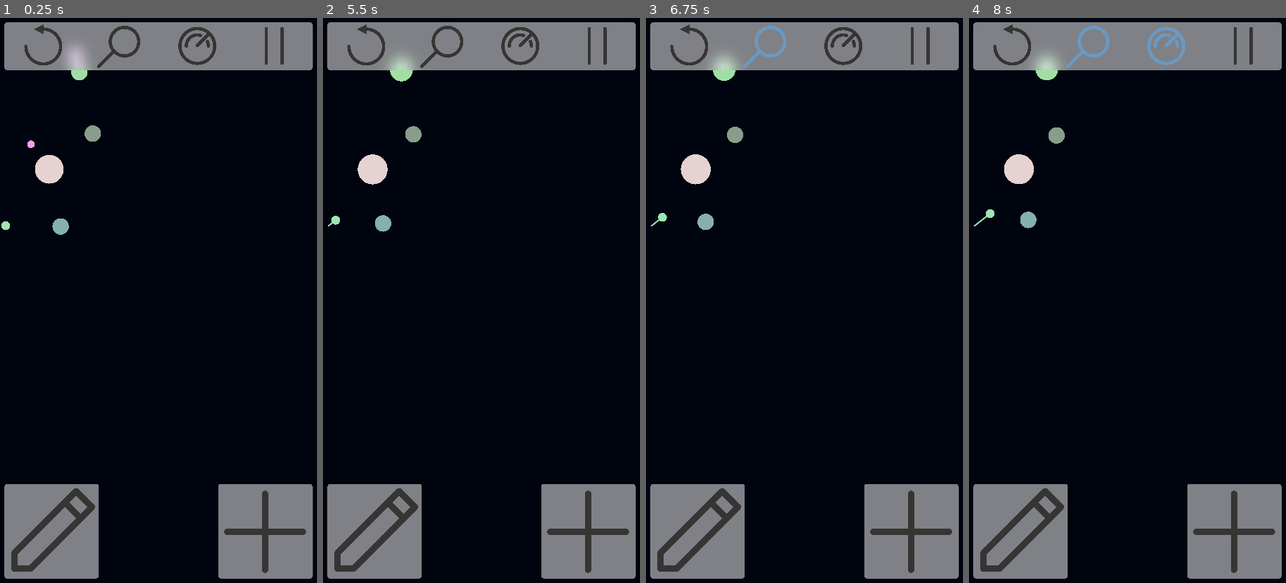
Above: before the commit, frames 1-4 (left to right).
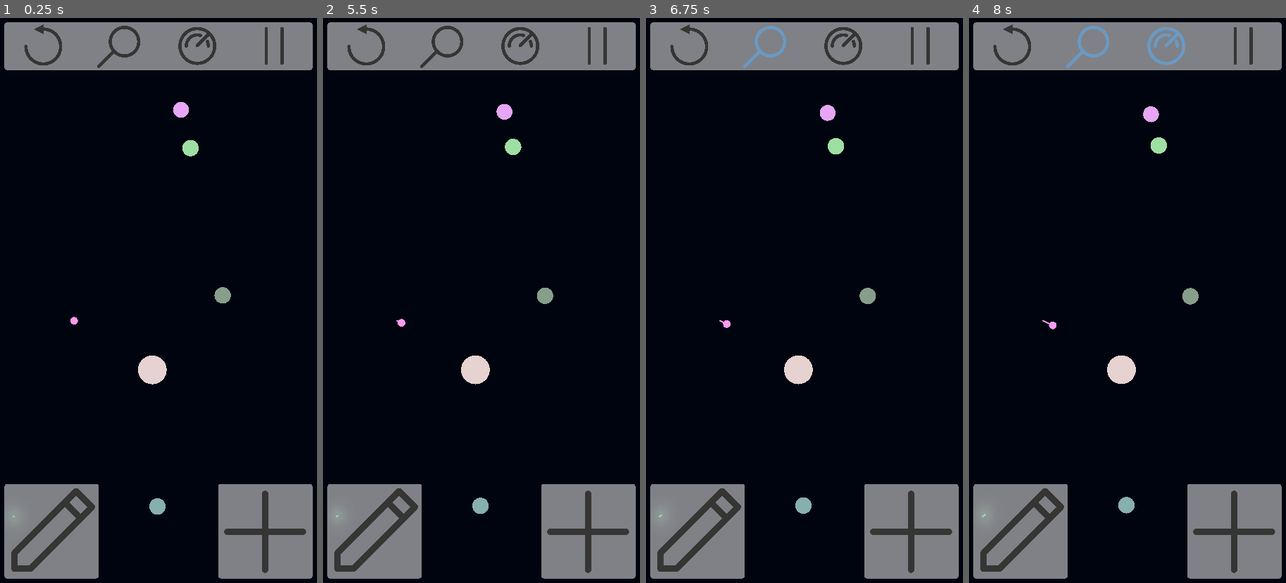
Above: after the commit, the same moments.

Repository: BitTim/Gravisim
Game: Godot game, scene res://Scenes/Main.tscn
Same seed, same stepped clock (60 frames per second), same inputs: the game is played once before the commit and once after it.
Inputs (mouse positions are in pixels of both pictures, inside the frame that each line leads up to):
- Up to frame 1 (0.25 s): no input
- Up to frame 2 (5.5 s): click (519, 46) at 0.5 s; click (443, 46) at 1.25 s; click (373, 532) at 2 s; click (589, 532) at 2.75 s; click (443, 46) at 3.5 s; click (519, 46) at 4.25 s; click (373, 532) at 5 s
- Up to frame 3 (6.75 s): click (912, 532) at 5.75 s; click (766, 46) at 6.5 s
- Up to frame 4 (8 s): click (1165, 46) at 7.25 s

The runs differ from the first frame. In frame 1, 1.9% of the frame differs, in the area x 0-73%, y 4-89%; in frame 2, 1.8%; in frame 3, 1.8%; in frame 4, 1.9%.

Commit message:
Continued UI

Diff:
--- a/REsources/Theme.tres
+++ b/REsources/Theme.tres
@@ -7,5 +7,13 @@
 corner_radius_bottom_right = 8
 corner_radius_bottom_left = 8
 
+[sub_resource type="DynamicFontData" id=2]
+font_path = "res://Fonts/Kollektif.ttf"
+
+[sub_resource type="DynamicFont" id=3]
+size = 32
+font_data = SubResource( 2 )
+
 [resource]
+default_font = SubResource( 3 )
 Panel/styles/panel = SubResource( 1 )
--- a/Scenes/GUI.tscn
+++ b/Scenes/GUI.tscn
@@ -15,6 +15,7 @@
 [ext_resource path="res://Icons/nEdit.png" type="Texture" id=13]
 [ext_resource path="res://Icons/nAdd.png" type="Texture" id=14]
 [ext_resource path="res://Icons/pEdit.png" type="Texture" id=15]
+[ext_resource path="res://Scenes/SliderMenu.tscn" type="PackedScene" id=16]
 
 [sub_resource type="Animation" id=1]
 resource_name = "menuClose"
@@ -85,7 +86,7 @@
 tracks/5/imported = false
 tracks/5/enabled = true
 tracks/5/keys = {
-"times": PoolRealArray( 0, 1 ),
+"times": PoolRealArray( 0, 0.4 ),
 "transitions": PoolRealArray( 0.2, 1 ),
 "update": 0,
 "values": [ Color( 1, 1, 1, 0 ), Color( 1, 1, 1, 1 ) ]
@@ -97,7 +98,7 @@
 tracks/6/imported = false
 tracks/6/enabled = true
 tracks/6/keys = {
-"times": PoolRealArray( 0, 1 ),
+"times": PoolRealArray( 0, 0.4 ),
 "transitions": PoolRealArray( 0.2, 1 ),
 "update": 0,
 "values": [ Color( 1, 1, 1, 0 ), Color( 1, 1, 1, 1 ) ]
@@ -109,10 +110,46 @@
 tracks/7/imported = false
 tracks/7/enabled = true
 tracks/7/keys = {
-"times": PoolRealArray( 0, 1 ),
+"times": PoolRealArray( 0, 0.4 ),
 "transitions": PoolRealArray( 0.2, 1 ),
 "update": 0,
 "values": [ Color( 1, 1, 1, 0 ), Color( 1, 1, 1, 1 ) ]
+}
+tracks/8/type = "value"
+tracks/8/path = NodePath("TopBar/Container/Zoom:visible")
+tracks/8/interp = 1
+tracks/8/loop_wrap = true
+tracks/8/imported = false
+tracks/8/enabled = true
+tracks/8/keys = {
+"times": PoolRealArray( 0, 0.2 ),
+"transitions": PoolRealArray( 1, 1 ),
+"update": 1,
+"values": [ false, true ]
+}
+tracks/9/type = "value"
+tracks/9/path = NodePath("TopBar/Container/Speed:visible")
+tracks/9/interp = 1
+tracks/9/loop_wrap = true
+tracks/9/imported = false
+tracks/9/enabled = true
+tracks/9/keys = {
+"times": PoolRealArray( 0, 0.2 ),
+"transitions": PoolRealArray( 1, 1 ),
+"update": 1,
+"values": [ false, true ]
+}
+tracks/10/type = "value"
+tracks/10/path = NodePath("TopBar/Container/Pause:visible")
+tracks/10/interp = 1
+tracks/10/loop_wrap = true
+tracks/10/imported = false
+tracks/10/enabled = true
+tracks/10/keys = {
+"times": PoolRealArray( 0, 0.2 ),
+"transitions": PoolRealArray( 1, 1 ),
+"update": 1,
+"values": [ false, true ]
 }
 
 [sub_resource type="Animation" id=2]
@@ -184,7 +221,7 @@
 tracks/5/imported = false
 tracks/5/enabled = true
 tracks/5/keys = {
-"times": PoolRealArray( 0, 1 ),
+"times": PoolRealArray( 0, 0.4 ),
 "transitions": PoolRealArray( 0.2, 1 ),
 "update": 0,
 "values": [ Color( 1, 1, 1, 1 ), Color( 1, 1, 1, 0 ) ]
@@ -196,7 +233,7 @@
 tracks/6/imported = false
 tracks/6/enabled = true
 tracks/6/keys = {
-"times": PoolRealArray( 0, 1 ),
+"times": PoolRealArray( 0, 0.4 ),
 "transitions": PoolRealArray( 0.2, 1 ),
 "update": 0,
 "values": [ Color( 1, 1, 1, 1 ), Color( 1, 1, 1, 0 ) ]
@@ -208,10 +245,46 @@
 tracks/7/imported = false
 tracks/7/enabled = true
 tracks/7/keys = {
-"times": PoolRealArray( 0, 1 ),
+"times": PoolRealArray( 0, 0.4 ),
 "transitions": PoolRealArray( 0.2, 1 ),
 "update": 0,
 "values": [ Color( 1, 1, 1, 1 ), Color( 1, 1, 1, 0 ) ]
+}
+tracks/8/type = "value"
+tracks/8/path = NodePath("TopBar/Container/Zoom:visible")
+tracks/8/interp = 1
+tracks/8/loop_wrap = true
+tracks/8/imported = false
+tracks/8/enabled = true
+tracks/8/keys = {
+"times": PoolRealArray( 0, 0.4 ),
+"transitions": PoolRealArray( 1, 1 ),
+"update": 1,
+"values": [ true, false ]
+}
+tracks/9/type = "value"
+tracks/9/path = NodePath("TopBar/Container/Speed:visible")
+tracks/9/interp = 1
+tracks/9/loop_wrap = true
+tracks/9/imported = false
+tracks/9/enabled = true
+tracks/9/keys = {
+"times": PoolRealArray( 0, 0.4 ),
+"transitions": PoolRealArray( 1, 1 ),
+"update": 1,
+"values": [ true, false ]
+}
+tracks/10/type = "value"
+tracks/10/path = NodePath("TopBar/Container/Pause:visible")
+tracks/10/interp = 1
+tracks/10/loop_wrap = true
+tracks/10/imported = false
+tracks/10/enabled = true
+tracks/10/keys = {
+"times": PoolRealArray( 0, 0.4 ),
+"transitions": PoolRealArray( 1, 1 ),
+"update": 1,
+"values": [ true, false ]
 }
 
 [node name="GUI" type="Control"]
@@ -292,7 +365,7 @@
 margin_left = 16.0
 margin_top = -336.0
 margin_right = 336.0
-margin_bottom = -15.9999
+margin_bottom = -15.9996
 rect_min_size = Vector2( 0, 320 )
 __meta__ = {
 "_edit_use_anchors_": false
@@ -315,7 +388,7 @@
 margin_left = -336.0
 margin_top = -336.0
 margin_right = -15.9998
-margin_bottom = -15.9998
+margin_bottom = -15.9994
 rect_min_size = Vector2( 0, 320 )
 __meta__ = {
 "_edit_use_anchors_": false
@@ -347,3 +420,6 @@
 [node name="AnimationPlayer" type="AnimationPlayer" parent="."]
 anims/menuClose = SubResource( 1 )
 anims/menuOpen = SubResource( 2 )
+
+[node name="SliderMenu" parent="." instance=ExtResource( 16 )]
+visible = false
--- a/Scenes/Main.tscn
+++ b/Scenes/Main.tscn
@@ -25,3 +25,7 @@
 [node name="CanvasLayer" type="CanvasLayer" parent="."]
 
 [node name="GUI" parent="CanvasLayer" instance=ExtResource( 3 )]
+
+[node name="Camera2D" type="Camera2D" parent="."]
+anchor_mode = 0
+current = true
--- /dev/null
+++ b/Scenes/SliderMenu.tscn
@@ -0,0 +1,74 @@
+[gd_scene load_steps=4 format=2]
+
+[ext_resource path="res://REsources/BlurMaterial.tres" type="Material" id=1]
+[ext_resource path="res://Icons/nReset.png" type="Texture" id=2]
+[ext_resource path="res://REsources/Theme.tres" type="Theme" id=3]
+
+[node name="SliderMenu" type="Control"]
+anchor_right = 1.0
+anchor_bottom = 1.0
+rect_pivot_offset = Vector2( -3223.8, 190.308 )
+mouse_filter = 2
+theme = ExtResource( 3 )
+__meta__ = {
+"_edit_use_anchors_": false
+}
+
+[node name="Content" type="Panel" parent="."]
+material = ExtResource( 1 )
+anchor_right = 1.0
+margin_left = 16.0
+margin_top = 208.0
+margin_right = -16.0
+margin_bottom = 528.0
+mouse_filter = 1
+__meta__ = {
+"_edit_use_anchors_": false
+}
+
+[node name="VBoxContainer" type="VBoxContainer" parent="Content"]
+anchor_right = 1.0
+anchor_bottom = 1.0
+__meta__ = {
+"_edit_use_anchors_": false
+}
+
+[node name="HBoxContainer" type="HBoxContainer" parent="Content/VBoxContainer"]
+margin_right = 1048.0
+margin_bottom = 104.0
+size_flags_vertical = 3
+
+[node name="Title" type="Label" parent="Content/VBoxContainer/HBoxContainer"]
+margin_top = 35.0
+margin_right = 522.0
+margin_bottom = 68.0
+size_flags_horizontal = 3
+text = "Speed"
+
+[node name="Value" type="Label" parent="Content/VBoxContainer/HBoxContainer"]
+margin_left = 526.0
+margin_top = 35.0
+margin_right = 1048.0
+margin_bottom = 68.0
+size_flags_horizontal = 3
+text = "100%"
+
+[node name="HSlider" type="HSlider" parent="Content/VBoxContainer"]
+margin_top = 108.0
+margin_right = 1048.0
+margin_bottom = 124.0
+size_flags_vertical = 2
+min_value = 0.1
+max_value = 1000.0
+step = 0.1
+value = 100.0
+
+[node name="Button" type="Button" parent="Content/VBoxContainer"]
+margin_top = 216.0
+margin_right = 1048.0
+margin_bottom = 320.0
+size_flags_vertical = 3
+text = "Reset"
+icon = ExtResource( 2 )
+flat = true
+expand_icon = true
--- a/Scripts/Main.gd
+++ b/Scripts/Main.gd
@@ -12,7 +12,7 @@
 var rng = RandomNumberGenerator.new()
 var objScene = preload("res://Scenes/Object.tscn")
 
-onready var res = get_viewport().size
+onready var res = Vector2(1080, 1920)
 
 func _ready():
 	rng.randomize()
--- a/Scripts/Object.gd
+++ b/Scripts/Object.gd
@@ -20,7 +20,7 @@
 var col = Color()
 
 var rng = RandomNumberGenerator.new()
-onready var res = get_viewport().size
+onready var res = Vector2(1080, 1920)
 
 # ================================
 # Utility
Binary file added: Fonts/Kollektif.ttf
Not shown: 1 places in REsources/Theme.tres that only renumber resources
Not shown: 1 places in Scenes/GUI.tscn that only renumber resources
